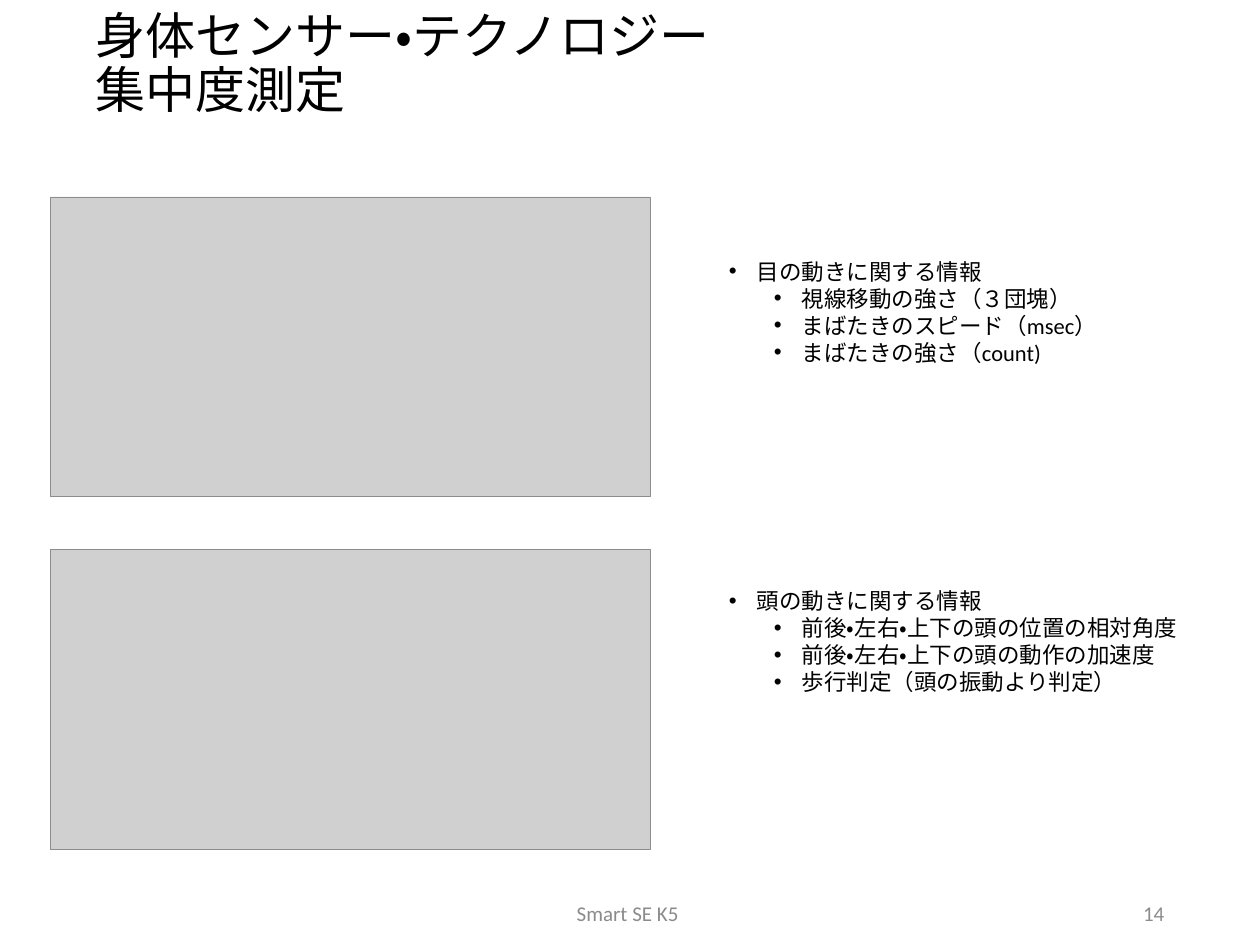
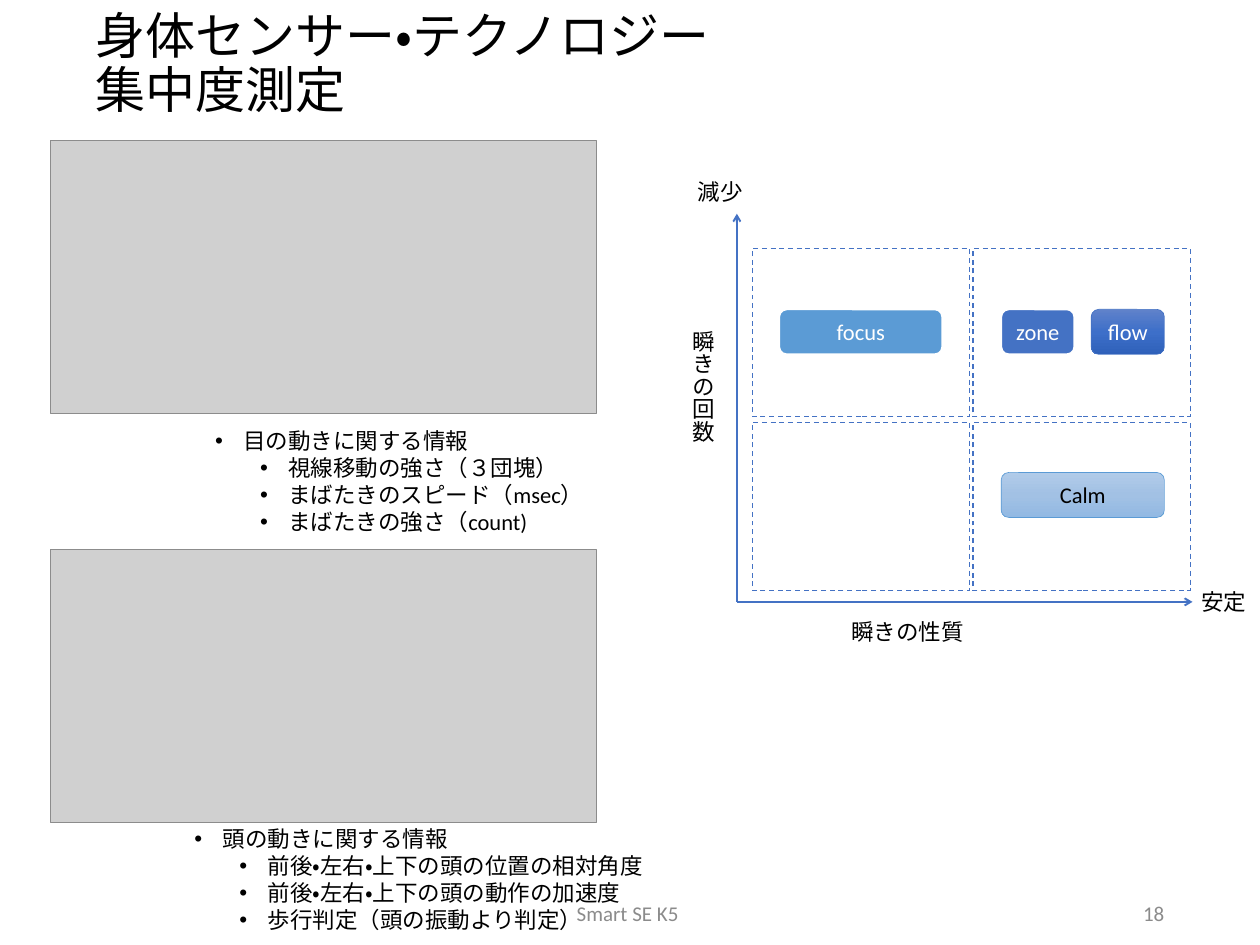
Before and after one commit to sakai-memoru/smartse19, a slide deck: slide 18 of _project_docs/SSE19_CD_PROP.pptx (slide 14 before the commit). Drawn at 1260x945 pixels with LibreOffice and Linux fonts; fonts in the diff are those of the drawing; grey boxes stand for pictures; background and template pictures are left out. Boxes give left, top, right and bottom in pixels: in the first picture for what was removed or moved away, otherwise in the second. Text is boxed around its words. In the diff, an @@ line names an element or a change of style, - is before the commit and + after.

```diff
--- a/_project_docs/SSE19_CD_PROP.pptx
+++ b/_project_docs/SSE19_CD_PROP.pptx
@@ picture: place and size @@
-picture at (50,197,651,497)
+picture at (50,140,596,413)
@@ text added at (698,181,743,202), 18 pt, text #000000 @@
+減少
@@ arrow added from (737, 602) to (737, 214), #4472C4 1.5 pt @@
@@ rectangle added at (752,248,969,417), outline #4472C4 1 pt dashed @@
@@ rectangle added at (973,248,1190,417), outline #4472C4 1 pt dashed @@
@@ rounded rectangle added at (779,310,942,355), fill #5B9BD5, outline #FFFFFF 1.5 pt, 18 pt, text #FFFFFF @@
+focus
@@ rounded rectangle added at (1001,310,1074,355), fill #4472C4, outline #FFFFFF 1.5 pt, 18 pt, text #FFFFFF @@
+zone
@@ rounded rectangle added at (1091,310,1164,355), fill gradient #6183CB to #3E70CA to #3062BB, outline #4472C4 0.5 pt, 18 pt, text #FFFFFF @@
+flow
@@ text added at (692,331,714,442), 18 pt, text #000000 @@
+瞬きの回数
@@ text "目の動きに関する情報": place and size @@
-text "目の動きに関する情報" at (757,261,1097,364)
+text "目の動きに関する情報" at (243,430,583,533)
@@ rectangle added at (752,422,969,590), outline #4472C4 1 pt dashed @@
@@ rectangle added at (973,422,1190,590), outline #4472C4 1 pt dashed @@
@@ rounded rectangle added at (1001,472,1164,518), fill gradient #B1CBE9 to #A3C1E5 to #93B9E4, outline #5B9BD5 0.5 pt, 18 pt, text #000000 @@
+Calm
@@ picture: place and size @@
-picture at (50,549,651,849)
+picture at (50,549,596,822)
@@ text added at (1201,591,1246,612), 18 pt, text #000000 @@
+安定
@@ arrow added from (737, 602) to (1192, 602), #4472C4 1.5 pt @@
@@ text added at (851,621,963,642), 18 pt, text #000000 @@
+瞬きの性質
@@ text "頭の動きに関する情報": place and size @@
-text "頭の動きに関する情報" at (757,590,1177,692)
+text "頭の動きに関する情報" at (223,828,643,930)
@@ page number at (1143,907,1164,921): text changed @@
-14
+18
```
Also in this commit, not shown: 7 other slides changed, 5 slides added, 1 other file.
